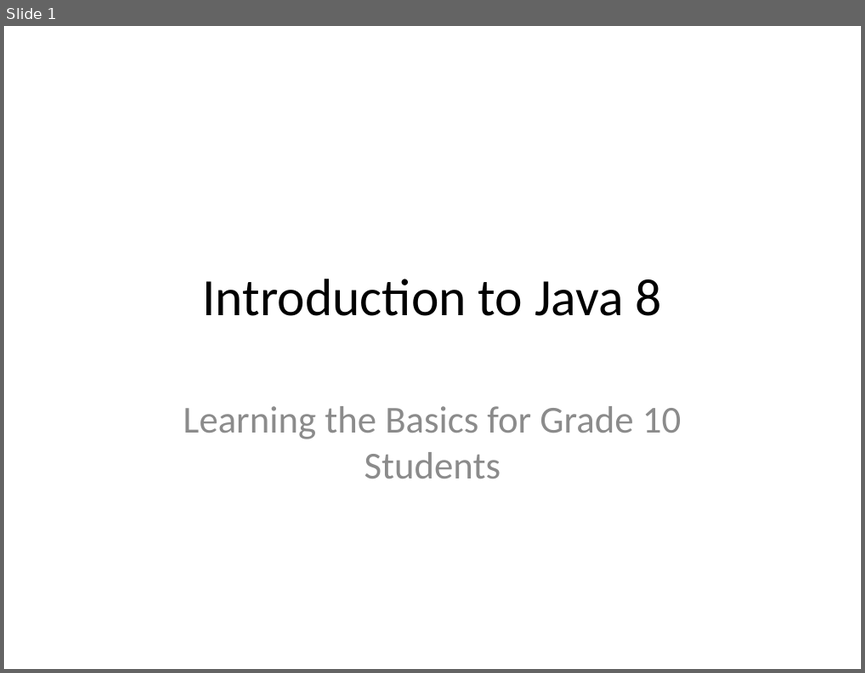
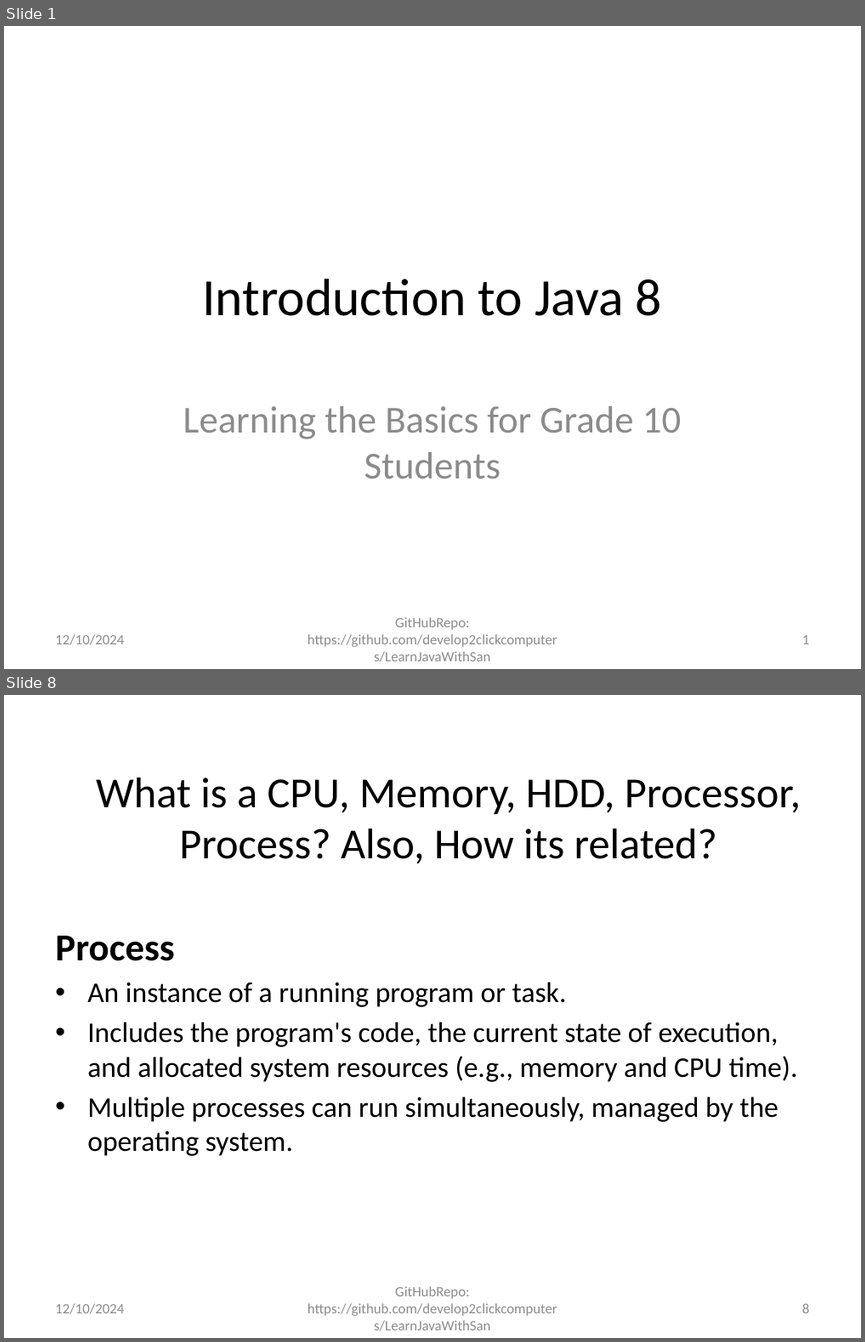
Before and after one commit to develop2clickcomputers/LearnJavaWithSan, a slide deck: Introduction_to_Java_8_for_Grade_10_Students.pptx. Shown one above the other, each under a label of ours: slide 1 before the commit, slides 1 and 8 after it; the slides between them are not shown. The pictures are 865x673 and 865x1342 pixels, drawn with LibreOffice and Linux fonts; fonts in the diff are those of the drawing. Boxes give left, top, right and bottom in pixels: in the first picture for what was removed or moved away, otherwise in the second. Text is boxed around its words. In the diff, an @@ line names an element or a change of style, - is before the commit and + after.

```diff
--- a/Introduction_to_Java_8_for_Grade_10_Students.pptx
+++ b/Introduction_to_Java_8_for_Grade_10_Students.pptx
@@ slide 8 added at [4,695,861,1338], background #FFFFFF @@
@@ title added at [96,777,800,864], 36 pt, text #000000 @@
+What is a CPU, Memory, HDD, Processor, Process? Also, How its related?
@@ text added at [55,936,798,1156], 24 pt, text #000000 @@
+Process
+• An instance of a running program or task.
+• Includes the program's code, the current state of execution, and allocated system resources (e.g., memory and CPU time).
+• Multiple processes can run simultaneously, managed by the operating system.
@@ text added at [55,1303,124,1314], 12 pt, text #8C8C8C @@
+12/10/2024
@@ text added at [307,1286,557,1331], 12 pt, text #8C8C8C @@
+GitHubRepo: https://github.com/develop2clickcomputers/LearnJavaWithSan
@@ page number added at [802,1303,809,1313], 12 pt, text #8C8C8C @@
+8
@@ slide 1 changed as well @@
@@ text added at [55,634,124,645], 12 pt, text #8C8C8C @@
+12/10/2024
@@ text added at [307,617,557,662], 12 pt, text #8C8C8C @@
+GitHubRepo: https://github.com/develop2clickcomputers/LearnJavaWithSan
@@ page number added at [802,635,809,644], 12 pt, text #8C8C8C @@
+1
```
Also in this commit, not shown: 9 other slides changed, 8 other slides added.
